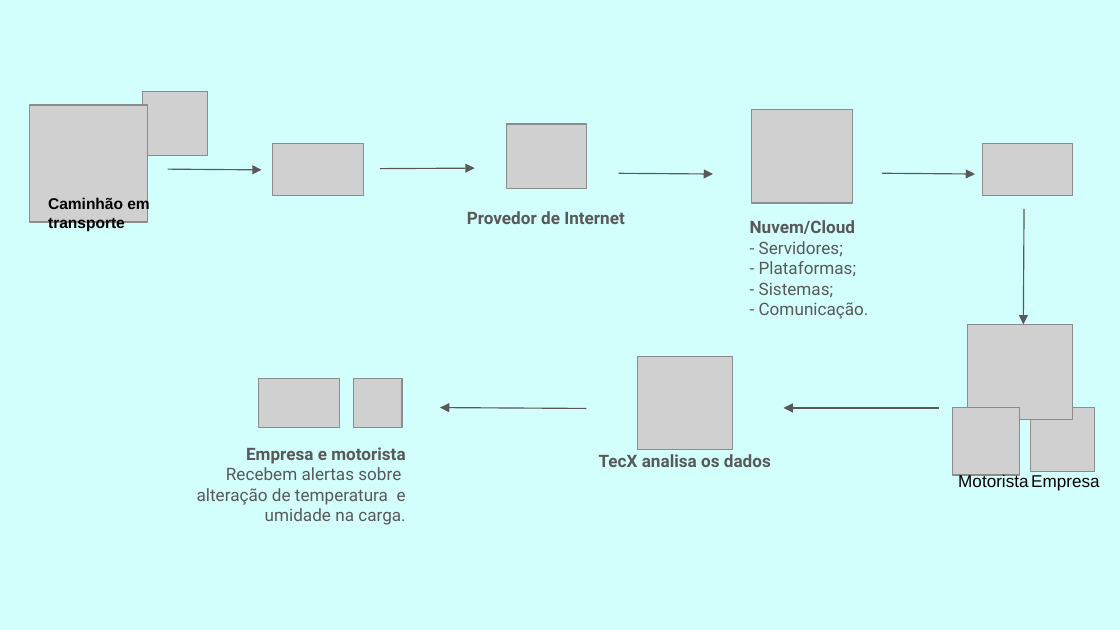
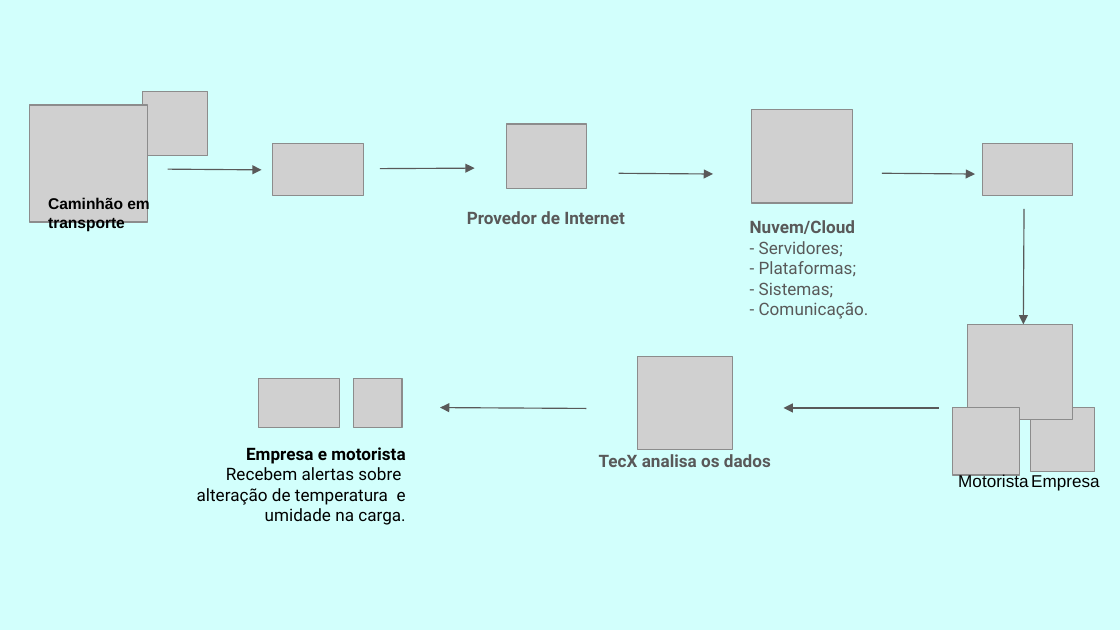
Before and after one commit to Biotec-Sprint02/Projeto-PI, a slide deck: slide 1 of Tecnologia da Informação/HLD&LLD.pptx. Drawn at 1120x630 pixels with LibreOffice and Linux fonts; fonts in the diff are those of the drawing; grey boxes stand for pictures. Boxes give left, top, right and bottom in pixels: in the first picture for what was removed or moved away, otherwise in the second. Text is boxed around its words. In the diff, an @@ line names an element or a change of style, - is before the commit and + after.

```diff
--- a/Tecnologia da Informação/HLD&LLD.pptx
+++ b/Tecnologia da Informação/HLD&LLD.pptx
@@ text "Empresa e motorista" at box(197, 447, 406, 525): text colour #595959 to #000000 @@
```
Also in this commit, not shown: 1 other slide changed.
